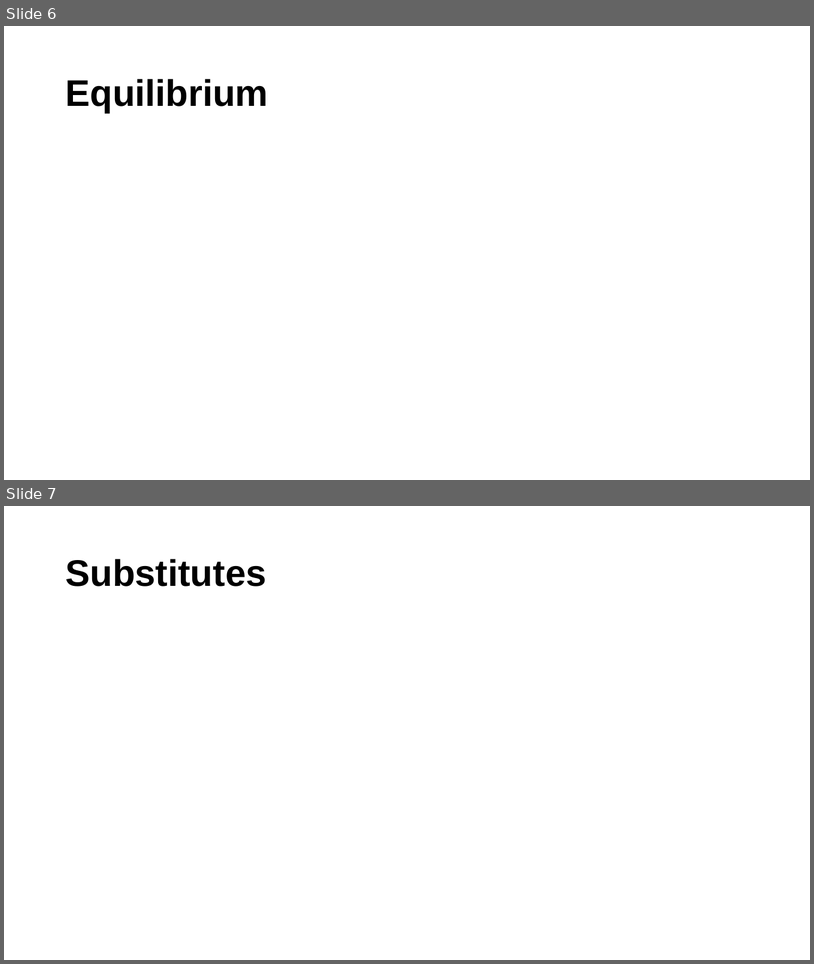
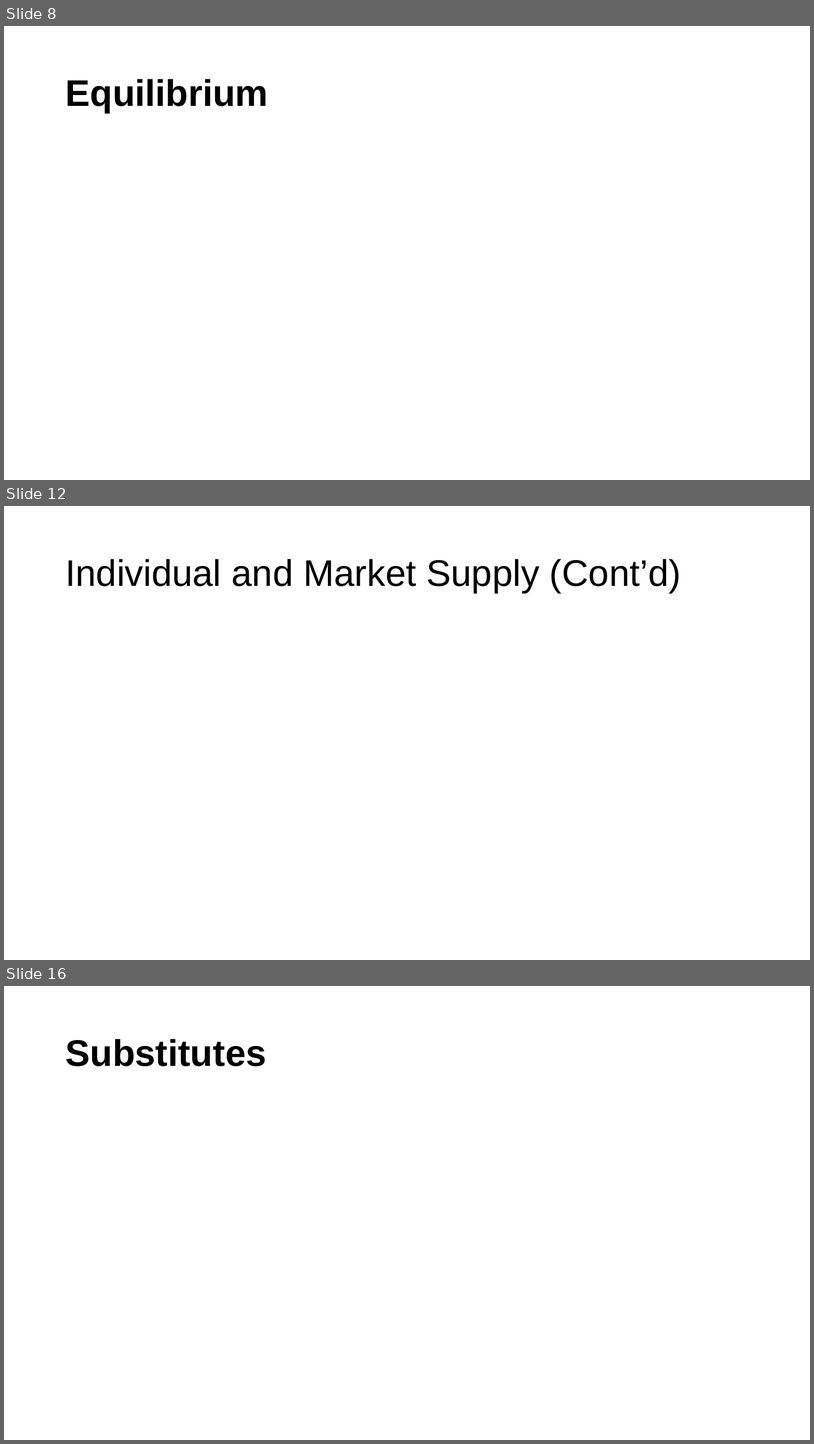
Before and after one commit to zllovesuki/econgraphs, a slide deck: templates/courses/stanford/W16-ECON-50/lecture2/lecture2.pptx. Shown one above the other, each under a label of ours: slides 6 and 7 before the commit, slides 8, 12 and 16 after it; the slides between them are not shown. The pictures are 814x964 and 814x1444 pixels, drawn with LibreOffice and Linux fonts; fonts in the diff are those of the drawing; grey boxes stand for pictures. Boxes give left, top, right and bottom in pixels: in the first picture for what was removed or moved away, otherwise in the second. Text is boxed around its words. In the diff, an @@ line names an element or a change of style, - is before the commit and + after.

```diff
--- a/templates/courses/stanford/W16-ECON-50/lecture2/lecture2.pptx
+++ b/templates/courses/stanford/W16-ECON-50/lecture2/lecture2.pptx
@@ slide 12 added at bbox=[4, 506, 810, 960], background #FFFFFF @@
@@ title added at bbox=[65, 559, 681, 593], 44 pt, text #000000 @@
+Individual and Market Supply (Cont’d)
@@ what was slide 6 is now slide 8 @@
@@ what was slide 7 is now slide 16 @@
```
Also in this commit, not shown: 2 slides changed, 8 other slides added, 7 other files.
